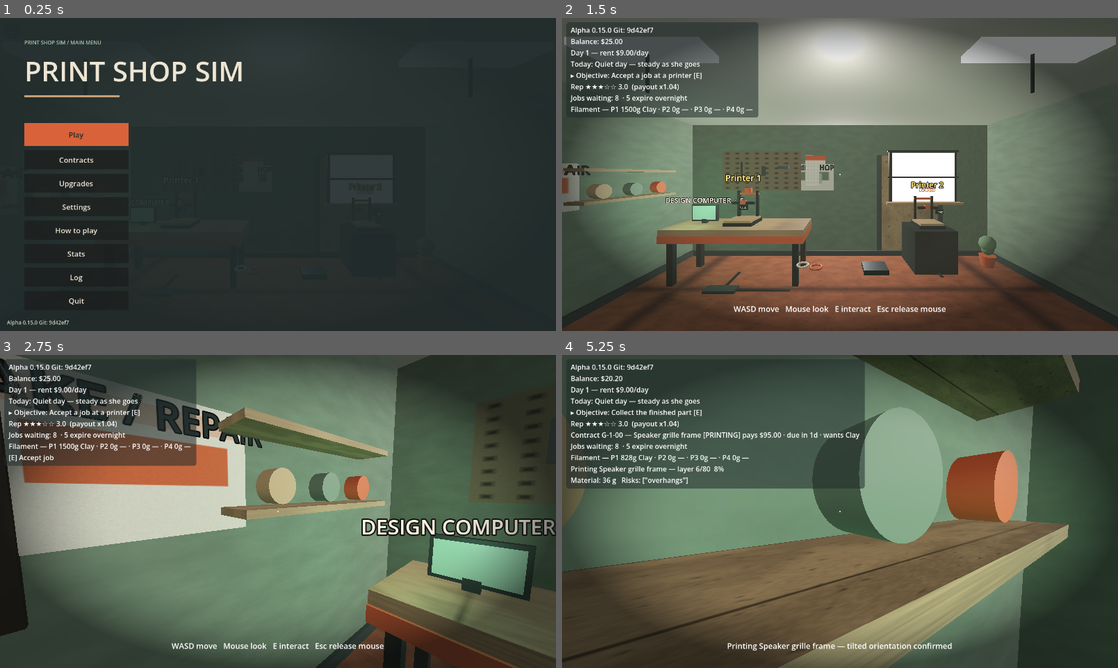
Above: before the commit, frames 1-4 (two rows, left to right).
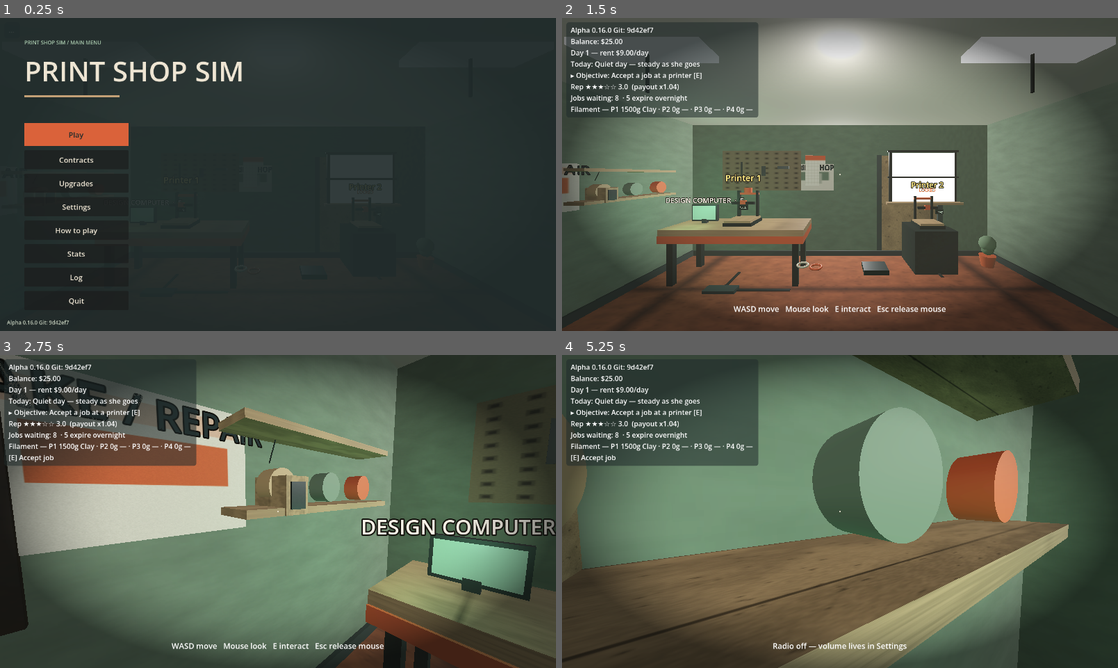
Above: after the commit, the same moments.

Repository: jiracipika/printshop-sim
Game: Godot game, scene res://scenes/Main.tscn
Two runs of this game, one before a commit and one after it. Both use one fixed random seed, a clock stepped at 60 frames per second and the inputs below.
Inputs (mouse positions are in pixels of both pictures, inside the frame that each line leads up to):
- Up to frame 1 (0.25 s): no input
- Up to frame 2 (1.5 s): click "Play" at 0.5 s; tap Enter at 1.25 s; move the mouse to (962, 158) at 1.27 s; hold D (move_right) from 1.28 s (still down); tap E (interact) at 1.35 s; click (962, 158) at 1.42 s
- Up to frame 3 (2.75 s): tap Space at 2 s; move the mouse to (250, 511) at 2.02 s; release D (move_right) at 2.03 s; hold W (move_forward) from 2.03 s (still down); tap E (interact) at 2.1 s; click (250, 511) at 2.17 s
- Up to frame 4 (5.25 s): keep holding W (move_forward); move the mouse to (851, 505) at 2.77 s; tap 1 at 2.85 s; click (851, 505) at 2.92 s; tap E (interact) at 3.05, 3.8, 4.55 s; tap Enter at 3.5, 5 s; move the mouse to (834, 517) at 3.52 s; tap 2 at 3.6 s; click (834, 517) at 3.67 s; tap Space at 4.25 s; move the mouse to (878, 514) at 4.27 s; tap 3 at 4.35 s; click (878, 514) at 4.42 s; move the mouse to (795, 508) at 5.02 s; tap 4 at 5.1 s; click (795, 508) at 5.17 s

The runs differ from the first frame. In frame 1, less than 0.1% of the frame differs, in the area x 5-6%, y 96-98%; in frame 2, 0.2%; in frame 3, 0.7%; in frame 4, 10%, in the area x 0-71%, y 2-95%.

Commit message:
feat: the radio — procedural lo-fi loop, Music bus, ducking, servo blips (v0.16.0)
Sfx._music_loop() synthesizes a 72 BPM 4-bar lo-fi loop (Dm7-G7-Cmaj7-Am7
swells over vinyl hiss, seamless LOOP_FORWARD) with no external assets.
Dedicated Music bus + Settings checkbox/volume slider (persisted, default
0.35). Radio prop on the left-wall shelf; E within 1.0 m toggles (radius
kept tight so printer A's accept prompt is untouched). Design computer
ducks music to 30%. Servo blips while printers run (0.7-1.4 s re-arm).

Tests: 29 suites, 1172 checks (33 new in v016_test). Documented the -s
test hazard: never reference MainMenu/Main as a class from test scripts
(autoload unresolved at compile time) — call statics via an instance.

Diff:
--- a/scripts/Main.gd
+++ b/scripts/Main.gd
@@ -28,6 +28,9 @@
 const SPOOL_G := 1500
 const SPOOL_PRICE_CENTS := 1200
 const CRATE_POS := Vector3(-3.0, 0.0, 1.4)  # supplies corner, clear of the printers
+## The shop radio sits on the lower spool shelf (v0.16.0). Hardcoded
+## (-ROOM_W / 2 + 0.2) because consts can't forward-reference ROOM_W here.
+const RADIO_POS := Vector3(-3.3, 1.58, -1.0)
 
 var job_board: Node
 var ledger: Ledger
@@ -110,10 +113,16 @@
 var active_part: Grabbable:
 	get: return _machine(_focus).get("part")
 
-var settings := {"mouse_sens_scale": 1.0, "sfx_volume": 0.8, "invert_y": false, "shadows": true}
+var settings := {"mouse_sens_scale": 1.0, "sfx_volume": 0.8, "invert_y": false, "shadows": true,
+	"music_enabled": true, "music_volume": 0.35}
 var _settings_dirty := false
 var sfx: Sfx
 var _hum: AudioStreamPlayer3D
+## Shop radio (v0.16.0): lo-fi loop player + duck state (design studio).
+var _music: AudioStreamPlayer
+var _music_ducked := false
+## Per-machine servo-blip countdowns (rate-limited while printing).
+var _servo_timers: Array[float] = []
 var _reticle: ColorRect
 var pitch := 0.0
 var yaw := 0.0
@@ -382,6 +391,29 @@
 	_hum.volume_db = -6.0
 	_hum.unit_size = 4.0
 	add_child(_hum)
+	# Shop radio (v0.16.0): the lo-fi loop lives on its own Music bus so the
+	# settings slider controls it independently of SFX.
+	_music = AudioStreamPlayer.new()
+	_music.stream = Sfx.stream("music")
+	_music.bus = Sfx.music_bus_name()
+	add_child(_music)
+	_update_music_state()
+
+## One place that reconciles the Music bus/player with settings + duck state.
+func _update_music_state() -> void:
+	if _music == null:
+		return
+	var vol := float(settings.get("music_volume", 0.35))
+	if _music_ducked:
+		vol *= 0.3
+	if not bool(settings.get("music_enabled", true)):
+		vol = 0.0  # disabled mutes the bus outright (0 volume == muted)
+	Sfx.set_music_volume(vol)
+	if bool(settings.get("music_enabled", true)):
+		if not _music.playing:
+			_music.play()
+	elif _music.playing:
+		_music.stop()
 
 ## --- persistence (task 12) ---
 
@@ -395,9 +427,11 @@
 		_apply_upgrade_effects()
 	if payload.has("settings"):
 		var s: Dictionary = payload.settings
-		for key in ["mouse_sens_scale", "sfx_volume", "invert_y", "shadows"]:
+		for key in ["mouse_sens_scale", "sfx_volume", "invert_y", "shadows",
+				"music_enabled", "music_volume"]:
 			if s.has(key):
 				apply_setting(key, s[key], false)
+	_update_music_state()
 	if payload.has("day"):
 		day_cycle.restore(int(payload.day), 0.0)
 	if payload.has("board") and job_board.restore_payload(payload.board):
@@ -438,6 +472,10 @@
 	match key:
 		"sfx_volume":
 			Sfx.set_volume(float(value))
+		"music_volume":
+			_update_music_state()
+		"music_enabled":
+			_update_music_state()
 		"shadows":
 			_apply_quality()
 		# mouse_sens_scale / invert_y are read live by the look paths.
@@ -990,6 +1028,38 @@
 ## cardboard stack and a plant. Group "props" for tests; colliders only where
 ## the player can reasonably walk into something solid.
 func _build_props() -> void:
+	# The shop radio (v0.16.0): small wooden box, speaker face, whip antenna.
+	# E nearby toggles the lo-fi loop.
+	var radio := MeshInstance3D.new()
+	radio.name = "Radio"
+	var rbox := BoxMesh.new()
+	rbox.size = Vector3(0.34, 0.2, 0.16)
+	radio.mesh = rbox
+	radio.material_override = world.honey
+	radio.position = RADIO_POS
+	radio.set_meta("radio", true)
+	radio.add_to_group("props")
+	add_child(radio)
+	var face := MeshInstance3D.new()
+	var fbox := BoxMesh.new()
+	fbox.size = Vector3(0.02, 0.14, 0.1)
+	face.mesh = fbox
+	face.material_override = world.steel
+	face.position = RADIO_POS + Vector3(0.17, 0.0, 0.0)
+	face.add_to_group("props")
+	add_child(face)
+	var antenna := MeshInstance3D.new()
+	var ant := CylinderMesh.new()
+	ant.top_radius = 0.004
+	ant.bottom_radius = 0.004
+	ant.height = 0.28
+	antenna.mesh = ant
+	antenna.rotation.z = deg_to_rad(-25.0)
+	antenna.material_override = world.steel
+	antenna.position = RADIO_POS + Vector3(-0.1, 0.2, -0.03)
+	antenna.add_to_group("props")
+	add_child(antenna)
+
 	# Spool shelf on the left wall.
 	for y in [1.5, 1.92]:
 		var board := MeshInstance3D.new()
@@ -1877,6 +1947,7 @@
 		# movement, no simulation, and latched inputs are dropped.
 		drop_motion_inputs()
 		return
+	_servo_blips(delta)
 	apply_touch_look()
 	_player.rotation.y = yaw
 	_camera.rotation.x = pitch
@@ -2026,6 +2097,37 @@
 
 func _is_held_spool() -> bool:
 	return held != null and bool(held.get_meta("spool", false))
+
+## Horizontal distance to the shelf radio (it sits above head height, so the
+## vertical axis must not count against reach). Deliberately TIGHT: the
+## printer A stand point is 1.5 m away and E there must accept jobs, not
+## flip the radio.
+func _near_radio() -> bool:
+	return _player != null \
+		and Vector2(_player.global_position.x, _player.global_position.z).distance_to(
+			Vector2(RADIO_POS.x, RADIO_POS.z)) <= 1.0
+
+func _toggle_radio() -> void:
+	var on := not bool(settings.get("music_enabled", true))
+	apply_setting("music_enabled", on)  # persists through _save_game
+	sfx.play("click")
+	_log_event("radio", "lo-fi radio %s" % ("on" if on else "off"))
+	_set_prompt("Radio %s — volume lives in Settings" % ("on" if on else "off"))
+
+## Printer stepper blips (v0.16.0): quiet, rate-limited ticks while a machine
+## prints — organic spacing so four machines never sync into a drone.
+func _servo_blips(delta: float) -> void:
+	if machines.is_empty():
+		return
+	while _servo_timers.size() < machines.size():
+		_servo_timers.append(0.0)
+	for m in machines:
+		var i := int(m.get("idx"))
+		_servo_timers[i] -= delta
+		var s: PrintSim = m.get("sim")
+		if s.is_running() and _servo_timers[i] <= 0.0:
+			_servo_timers[i] = randf_range(0.7, 1.4)
+			sfx.play("servo", 0.22, randf_range(0.92, 1.1))
 
 ## Nearest printer within interact range, as a machine index (-1 if none).
 func _printer_index_near() -> int:
@@ -2662,6 +2764,10 @@
 		if held == null:
 			_buy_spool()
 			return
+	# Empty-handed near the shelf radio toggles the music (v0.16.0).
+	if held == null and _near_radio():
+		_toggle_radio()
+		return
 	# Holding an object: E means place, not start a print.
 	if held != null:
 		_try_place()
@@ -2740,6 +2846,8 @@
 	if touch_controls != null:
 		touch_controls.set_motion_enabled(false)
 	_set_reticle(false)
+	_music_ducked = true  # the radio steps back while you design
+	_update_music_state()
 	design_studio.open()
 
 func _close_design_studio() -> void:
@@ -2753,6 +2861,8 @@
 	if touch_controls != null:
 		touch_controls.set_motion_enabled(false)
 	_set_reticle(false)
+	_music_ducked = false  # radio comes back up
+	_update_music_state()
 	_prompt.text = ""
 
 func _on_design_test_print(design: Dictionary) -> void:
--- a/scripts/MainMenu.gd
+++ b/scripts/MainMenu.gd
@@ -522,6 +522,17 @@
 
 	sv.add_child(_labeled_slider("Mouse look speed", "SensSlider", 0.3, 2.5, 0.05))
 	sv.add_child(_labeled_slider("Sound volume", "VolSlider", 0.0, 1.0, 0.05))
+	sv.add_child(_labeled_slider("Music volume", "MusicSlider", 0.0, 1.0, 0.05))
+
+	var music := CheckBox.new()
+	music.name = "MusicCheck"
+	music.text = "Shop radio (lo-fi loop)"
+	music.add_theme_color_override("font_color", COLOR_PAPER)
+	music.add_theme_font_size_override("font_size", 16)
+	music.toggled.connect(func(on: bool) -> void:
+		if not _settings_applying:
+			settings_changed.emit("music_enabled", on))
+	sv.add_child(music)
 
 	var invert := CheckBox.new()
 	invert.name = "InvertCheck"
@@ -580,7 +591,13 @@
 	return row
 
 static func slider_name_to_key(slider_name: String) -> String:
-	return "mouse_sens_scale" if slider_name == "SensSlider" else "sfx_volume"
+	match slider_name:
+		"SensSlider":
+			return "mouse_sens_scale"
+		"MusicSlider":
+			return "music_volume"
+		_:
+			return "sfx_volume"
 
 ## Second-press confirm state for the reset button.
 func arm_reset_button() -> void:
@@ -599,12 +616,16 @@
 	_settings_applying = true
 	var sens: HSlider = _settings_panel.get_node("Sheet/SheetBox/SensSliderRow/SensSlider")
 	var vol: HSlider = _settings_panel.get_node("Sheet/SheetBox/VolSliderRow/VolSlider")
+	var music_vol: HSlider = _settings_panel.get_node("Sheet/SheetBox/MusicSliderRow/MusicSlider")
 	var invert: CheckBox = _settings_panel.get_node("Sheet/SheetBox/InvertCheck")
 	var shadows: CheckBox = _settings_panel.get_node("Sheet/SheetBox/ShadowsCheck")
+	var music: CheckBox = _settings_panel.get_node("Sheet/SheetBox/MusicCheck")
 	sens.set_value_no_signal(float(current.get("mouse_sens_scale", 1.0)))
 	vol.set_value_no_signal(float(current.get("sfx_volume", 0.8)))
+	music_vol.set_value_no_signal(float(current.get("music_volume", 0.35)))
 	invert.set_pressed_no_signal(bool(current.get("invert_y", false)))
 	shadows.set_pressed_no_signal(bool(current.get("shadows", true)))
+	music.set_pressed_no_signal(bool(current.get("music_enabled", true)))
 	_settings_applying = false
 	_show_panel(_settings_panel)
 	_settings_open = true
--- a/scripts/SaveSystem.gd
+++ b/scripts/SaveSystem.gd
@@ -157,6 +157,13 @@
 		return false
 	if s.has("shadows") and not (s["shadows"] is bool):
 		return false
+	if s.has("music_volume") and not (_is_int(s["music_volume"]) \
+			or s["music_volume"] is float):
+		return false
+	if s.has("music_volume") and (float(s["music_volume"]) < 0.0 or float(s["music_volume"]) > 1.0):
+		return false
+	if s.has("music_enabled") and not (s["music_enabled"] is bool):
+		return false
 	return true
 
 
--- a/scripts/Sfx.gd
+++ b/scripts/Sfx.gd
@@ -98,6 +98,12 @@
 			s = _wav(_tone(1900.0, 0.03, 0.001, 6.0))
 		"upgrade":
 			s = _wav(_mix(_tone(440.0, 0.08), _tone(880.0, 0.14, 0.005, 3.0), 0.07))
+		"servo":
+			# Printer stepper blip (v0.16.0): tiny high tick, played quietly
+			# and rate-limited by Main while a print runs.
+			s = _wav(_tone(2350.0, 0.035, 0.001, 7.0))
+		"music":
+			s = _music_loop()
 		"hum":
 			# Looping printer ambience: mains-frequency drone + soft hiss.
 			var n := int(0.5 * RATE)
@@ -122,11 +128,71 @@
 
 static func stream_lengths() -> Dictionary:
 	var out: Dictionary = {}
-	for key in ["grab", "place", "beep", "chime", "buzz", "cash", "click", "upgrade", "hum"]:
+	for key in ["grab", "place", "beep", "chime", "buzz", "cash", "click", "upgrade", "hum", "servo", "music"]:
 		var s := stream(key)
 		if s != null:
 			out[key] = s.data.size() / 2.0 / RATE
 	return out
+
+
+## --- music (v0.16.0) ------------------------------------------------------------
+##
+## Runtime-synthesized lo-fi loop: one soft chord per bar over a vinyl hiss
+## floor, ~72 BPM, 4 bars, seamless loop. Deliberately simple and QUIET —
+## background texture, not a production.
+
+const MUSIC_BPM := 72.0
+const MUSIC_BARS := 4
+## Dm7 -> G7 -> Cmaj7 -> Am7 (ii-V-I-vi): each bar's [bass root + chord tones]
+## in Hz. Register kept low for warmth.
+const MUSIC_CHORDS: Array[Array] = [
+	[146.83, 220.0, 261.63, 329.63],
+	[98.0, 196.0, 246.94, 293.66],
+	[130.81, 196.0, 261.63, 329.63],
+	[110.0, 220.0, 261.63, 329.63],
+]
+
+static func _music_loop() -> AudioStreamWAV:
+	var bar := 4.0 * 60.0 / MUSIC_BPM
+	var total := int(bar * MUSIC_BARS * RATE)
+	var out := PackedFloat32Array()
+	out.resize(total)
+	var prev := 0.0
+	for i in total:
+		prev += 0.02 * ((randf() * 2.0 - 1.0) - prev)
+		out[i] = 0.012 * prev  # vinyl hiss floor
+	for b in MUSIC_BARS:
+		var chord: Array = MUSIC_CHORDS[b]
+		var start := int(b * bar * RATE)
+		var n := int(bar * RATE)
+		for i in n:
+			var t := float(i) / RATE
+			# Half-sine swell per bar: silent seams, no clicks between chords.
+			var env := pow(sin(PI * float(i) / float(n)), 1.5) * 0.05
+			var sample := 0.0
+			for f in chord.size():
+				sample += sin(TAU * float(chord[f]) * t) * (1.0 if f == 0 else 0.8)
+			out[start + i] += env * sample / float(chord.size())
+	# Crossfade the tail into the head so the loop seam is inaudible.
+	var fade := int(0.05 * RATE)
+	for i in fade:
+		var k := float(i) / float(fade)
+		out[total - fade + i] = lerpf(out[total - fade + i], out[i], k)
+	return _wav(out, true)
+
+## Create (once) and return the name of the shared Music bus.
+static func music_bus_name() -> String:
+	if AudioServer.get_bus_index("Music") == -1:
+		AudioServer.add_bus()
+		var idx := AudioServer.bus_count - 1
+		AudioServer.set_bus_name(idx, "Music")
+		AudioServer.set_bus_send(idx, "Master")
+	return "Music"
+
+static func set_music_volume(linear: float) -> void:
+	var idx := AudioServer.get_bus_index(music_bus_name())
+	AudioServer.set_bus_volume_db(idx, linear_to_db(clampf(linear, 0.0001, 1.0)))
+	AudioServer.set_bus_mute(idx, linear <= 0.001)
 
 
 ## --- playback node ----------------------------------------------------------
--- a/scripts/Version.gd
+++ b/scripts/Version.gd
@@ -2,7 +2,7 @@
 
 # Autoload: build/version identification so we always know what's deployed.
 
-const VERSION := "0.15.0"
+const VERSION := "0.16.0"
 const GIT_SHA := "9d42ef7"  # stamped by tools/build_web.sh at export time
 
 func label() -> String:
--- a/tests/shop_art_test.gd
+++ b/tests/shop_art_test.gd
@@ -53,13 +53,16 @@
 	_ok(ShopArt.plaster(Color("#738771")) == ShopArt.plaster(Color("#738771")),
 		"texture cache returns the same instance")
 
-	# SFX: every sound builds a stream; the printer hum loops.
+	# SFX: every sound builds a stream; the printer hum and music loop.
 	var lengths: Dictionary = Sfx.stream_lengths()
-	_ok(lengths.size() == 9, "all nine sfx streams build")
+	_ok(lengths.size() == 11, "all eleven sfx streams build")
 	for key in lengths:
 		_ok(float(lengths[key]) > 0.0, "sfx %s has positive length" % key)
 	var hum: AudioStreamWAV = Sfx.stream("hum")
 	_ok(hum.loop_mode == AudioStreamWAV.LOOP_FORWARD, "printer hum loops")
+	var music: AudioStreamWAV = Sfx.stream("music")
+	_ok(music != null and music.loop_mode == AudioStreamWAV.LOOP_FORWARD,
+		"music stream loops")
 
 
 func _test_scene() -> void:
--- /dev/null
+++ b/tests/v016_test.gd
@@ -0,0 +1,241 @@
+extends SceneTree
+
+## v0.16.0 — "The radio": procedural lo-fi loop, Music bus, ducking, servo
+## blips, radio prop + settings. Run:
+## timeout 120 godot --headless --path . -s tests/v016_test.gd
+
+var checks := 0
+var failures := 0
+
+
+func _ok(cond: bool, label: String) -> void:
+	checks += 1
+	if cond:
+		print("ok %d: %s" % [checks, label])
+	else:
+		failures += 1
+		printerr("FAIL %d: %s" % [checks, label])
+
+
+func _init() -> void:
+	root.ready.connect(_run)
+
+
+func _music_vol_db() -> float:
+	return AudioServer.get_bus_volume_db(AudioServer.get_bus_index("Music"))
+
+
+func _run() -> void:
+	BrowserSave.clear()
+	_test_music_stream()
+	await _test_main_radio()
+	_test_save_validation()
+	BrowserSave.clear()
+	print("---")
+	print("checks=%d failures=%d" % [checks, failures])
+	quit(1 if failures > 0 else 0)
+
+
+## --- stream + bus ----------------------------------------------------------------
+
+func _test_music_stream() -> void:
+	# The loop builds, is long enough to be a loop, and loops seamlessly.
+	var music: AudioStreamWAV = Sfx.stream("music")
+	_ok(music != null, "music stream builds headless")
+	_ok(music.loop_mode == AudioStreamWAV.LOOP_FORWARD
+		and music.loop_begin == 0 and music.loop_end == music.data.size() / 2,
+		"music loops across the full buffer")
+	var seconds := music.data.size() / 2.0 / Sfx.RATE
+	var expect := 4.0 * 60.0 / Sfx.MUSIC_BPM * Sfx.MUSIC_BARS
+	_ok(absf(seconds - expect) < 0.1,
+		"music is 4 bars at ~%d BPM (%.1fs)" % [Sfx.MUSIC_BPM, seconds])
+	# Quiet by design: peak amplitude stays well under the SFX norm.
+	var peak := 0.0
+	for i in range(0, music.data.size(), 512):
+		var v: int = absi(music.data.decode_s16(i))
+		peak = maxf(peak, float(v) / 32767.0)
+	_ok(peak > 0.0 and peak < 0.25, "music stays quiet (peak %.3f)" % peak)
+	var servo: AudioStreamWAV = Sfx.stream("servo")
+	_ok(servo != null and servo.data.size() / 2.0 / Sfx.RATE < 0.1,
+		"servo blip is a short tick")
+
+	# Music bus exists, separate from SFX, and the volume helper drives it.
+	var bus_idx := AudioServer.get_bus_index(Sfx.music_bus_name())
+	_ok(bus_idx != -1 and bus_idx != AudioServer.get_bus_index("SFX"),
+		"Music bus exists and is separate from SFX")
+	var before := _music_vol_db()
+	Sfx.set_music_volume(0.5)
+	var half := _music_vol_db()
+	Sfx.set_music_volume(0.25)
+	_ok(_music_vol_db() < half and half < before,
+		"set_music_volume lowers the bus stepwise")
+	Sfx.set_music_volume(0.0)
+	_ok(AudioServer.is_bus_mute(AudioServer.get_bus_index("Music")),
+		"zero volume mutes the Music bus")
+
+
+## --- Main integration ---------------------------------------------------------------
+
+func _test_main_radio() -> void:
+	var packed: PackedScene = load("res://scenes/Main.tscn")
+	var main = packed.instantiate()
+	root.add_child(main)
+	await physics_frame
+	await physics_frame
+
+	# Music player wired to the loop on the Music bus, playing by default.
+	_ok(main._music != null and main._music.bus == "Music"
+		and main._music.stream == Sfx.stream("music"),
+		"radio player plays the loop on the Music bus")
+	_ok(main._music.playing, "radio is on by default")
+	_ok(absf(float(main.settings.music_volume) - 0.35) < 0.001
+		and bool(main.settings.music_enabled),
+		"defaults: music enabled at low volume")
+
+	# The radio prop exists on the shelf.
+	var radio: Node3D = main.get_node_or_null("Radio")
+	_ok(radio != null and bool(radio.get_meta("radio", false))
+		and radio.position.distance_to(main.RADIO_POS) < 0.001,
+		"radio prop sits on the shelf")
+
+	# E near the radio toggles the music off and back on, with a log line.
+	main.paused = false
+	main.captured = true
+	main._player.global_position = Vector3(-3.0, 0.3, -1.0)
+	main._try_interact()
+	_ok(not main._music.playing and not bool(main.settings.music_enabled),
+		"E at the radio turns the music off")
+	main._try_interact()
+	_ok(main._music.playing and bool(main.settings.music_enabled),
+		"E again turns the music back on")
+	var radio_log: Array[String] = []
+	for e in main.workshop_log.entries():
+		if str(e["kind"]) == "radio":
+			radio_log.append(str(e["text"]))
+	_ok(radio_log.size() == 2 and "off" in radio_log[0] and "on" in radio_log[1],
+		"radio toggles land in the workshop log")
+
+	# Slider writes through apply_setting; disabled stops the player.
+	main.apply_setting("music_volume", 0.6, false)
+	_ok(absf(_music_vol_db() - linear_to_db(0.6)) < 0.01,
+		"music_volume drives the bus volume")
+	main.apply_setting("music_enabled", false, false)
+	_ok(not main._music.playing and AudioServer.is_bus_mute(
+		AudioServer.get_bus_index("Music")), "disabled stops and mutes")
+	main.apply_setting("music_enabled", true, false)
+	main.apply_setting("music_volume", 0.35, false)
+
+	# Duck: design-studio open quiets, close restores.
+	main._open_design_studio()
+	_ok(main._music_ducked and absf(_music_vol_db() - linear_to_db(0.35 * 0.3)) < 0.01,
+		"design studio ducks the radio to 30 pct")
+	main._close_design_studio()
+	_ok(not main._music_ducked and absf(_music_vol_db() - linear_to_db(0.35)) < 0.01,
+		"closing the studio restores the volume")
+
+	# Servo blips: rate-limited countdowns per running machine only.
+	main.paused = false
+	main.captured = true
+	var m0: Dictionary = main._machine(0)
+	m0["filament_g"] = 5000
+	main._player.global_position = Vector3(-1.8, 0.3, -1.0)
+	main._try_interact()
+	var c: Contract = m0.get("contract")
+	_ok(c != null, "job accepted for the servo test")
+	c.color = str(m0.get("color"))
+	main._machine(0)["orient"] = 0
+	main._machine(0)["orient_pending"] = true
+	main._prep_on(0)
+	# First call grows the timer array (all zero) and blips the running
+	# machine immediately; the re-arm window must then hold off the second.
+	main._servo_blips(0.016)
+	_ok(main._servo_timers[0] > 0.5, "blip re-arms a rate-limit window")
+	main._servo_blips(0.016)
+	_ok(main._servo_timers[0] > 0.5, "second frame within the window does not re-blip")
+	var s0: PrintSim = m0.get("sim")
+	while s0.is_running():
+		s0.tick(1.0)
+	main._servo_timers[0] = 0.05
+	main._servo_blips(1.0)
+	_ok(main._servo_timers[0] < 0.0, "idle machine never re-arms")
+
+	# Settings panel: slider + checkbox reflect state and emit mapped keys.
+	var menu = main.main_menu
+	menu.open_menu()
+	menu.show_settings(main.settings)
+	var slider: HSlider = menu.get_node("Root/SettingsPanel/Sheet/SheetBox/MusicSliderRow/MusicSlider")
+	var check: CheckBox = menu.get_node("Root/SettingsPanel/Sheet/SheetBox/MusicCheck")
+	_ok(slider != null and absf(slider.value - 0.35) < 0.001,
+		"music slider reflects the setting")
+	_ok(check != null and check.is_pressed(), "music checkbox reflects on")
+	# Instance call, NOT the MainMenu class: a static reference would make
+	# MainMenu.gd a compile-time dependency of this -s script, and its
+	# Version autoload reference fails to resolve before autoloads register.
+	_ok(menu.slider_name_to_key("MusicSlider") == "music_volume"
+		and menu.slider_name_to_key("VolSlider") == "sfx_volume"
+		and menu.slider_name_to_key("SensSlider") == "mouse_sens_scale",
+		"slider key mapping covers all three sliders")
+	var got := []
+	menu.settings_changed.connect(func(key: String, value) -> void: got.append([key, value]))
+	slider.set_value_no_signal(0.7)
+	slider.value_changed.emit(0.7)
+	check.set_pressed_no_signal(false)
+	check.toggled.emit(false)
+	_ok(got.size() == 2 and got[0][0] == "music_volume" and absf(float(got[0][1]) - 0.7) < 0.001
+		and got[1][0] == "music_enabled" and got[1][1] == false,
+		"controls emit the mapped settings keys")
+	main.apply_setting("music_volume", 0.35, false)
+	main.apply_setting("music_enabled", true, false)
+
+	# Persistence: save carries music settings; a fresh shop restores them.
+	main.apply_setting("music_enabled", false, false)
+	main._save_game()
+	var payload: Dictionary = load("res://scripts/BrowserSave.gd").load_payload()
+	_ok(payload.has("settings") and not bool(payload.settings.music_enabled)
+		and absf(float(payload.settings.music_volume) - 0.35) < 0.001,
+		"save payload carries music settings")
+	main.queue_free()
+	await physics_frame
+
+	var main2 = packed.instantiate()
+	root.add_child(main2)
+	await physics_frame
+	await physics_frame
+	_ok(not main2._music.playing and not bool(main2.settings.music_enabled),
+		"restored shop respects saved radio-off")
+	main2.queue_free()
+	await physics_frame
+	BrowserSave.clear()
+
+
+## --- save validation ------------------------------------------------------------------
+
+func _test_save_validation() -> void:
+	var base := {
+		"version": 1,
+		"balance_cents": 100,
+		"ledger": {"balance_cents": 100, "transactions": [
+			{"id": 1, "reason": "open", "delta_cents": 100, "balance_after": 100},
+		], "paid_contract_ids": [], "next_seq": 1},
+		"active_contract": {},
+		"paid_ids": [],
+		"settings": {"music_enabled": true, "music_volume": 0.35},
+	}
+	_ok(not SaveSystem.validate(base).is_empty(), "music settings validate")
+	var rt: Dictionary = SaveSystem.validate(JSON.parse_string(JSON.stringify(base)))
+	_ok(not rt.is_empty(), "music settings validate after JSON round-trip")
+
+	for mutate in [
+		func(p: Dictionary) -> void: p["settings"]["music_volume"] = 1.5,
+		func(p: Dictionary) -> void: p["settings"]["music_volume"] = "loud",
+		func(p: Dictionary) -> void: p["settings"]["music_enabled"] = "yes",
+	]:
+		var bad: Dictionary = base.duplicate(true)
+		mutate.call(bad)
+		if not SaveSystem.validate(bad).is_empty():
+			_ok(false, "bad music setting rejected (%s)" % str(bad["settings"]))
+	_ok(true, "malformed music settings rejected")
+
+	var legacy: Dictionary = base.duplicate(true)
+	legacy["settings"] = {"sfx_volume": 0.8}
+	_ok(not SaveSystem.validate(legacy).is_empty(), "settings without music keys validate")
Not shown, added: tests/v016_test.gd.uid
Not shown, changed: docs/HANDOFF.md
Not shown, changed: docs/ROADMAP.md
